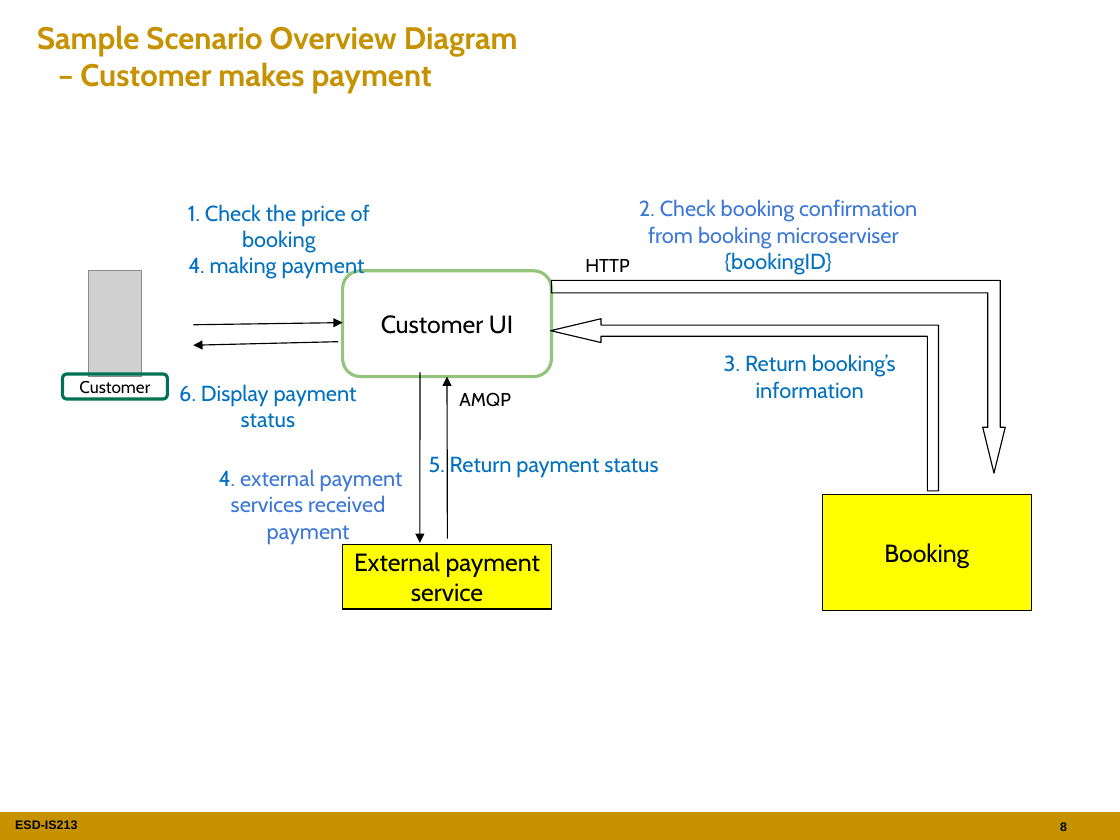
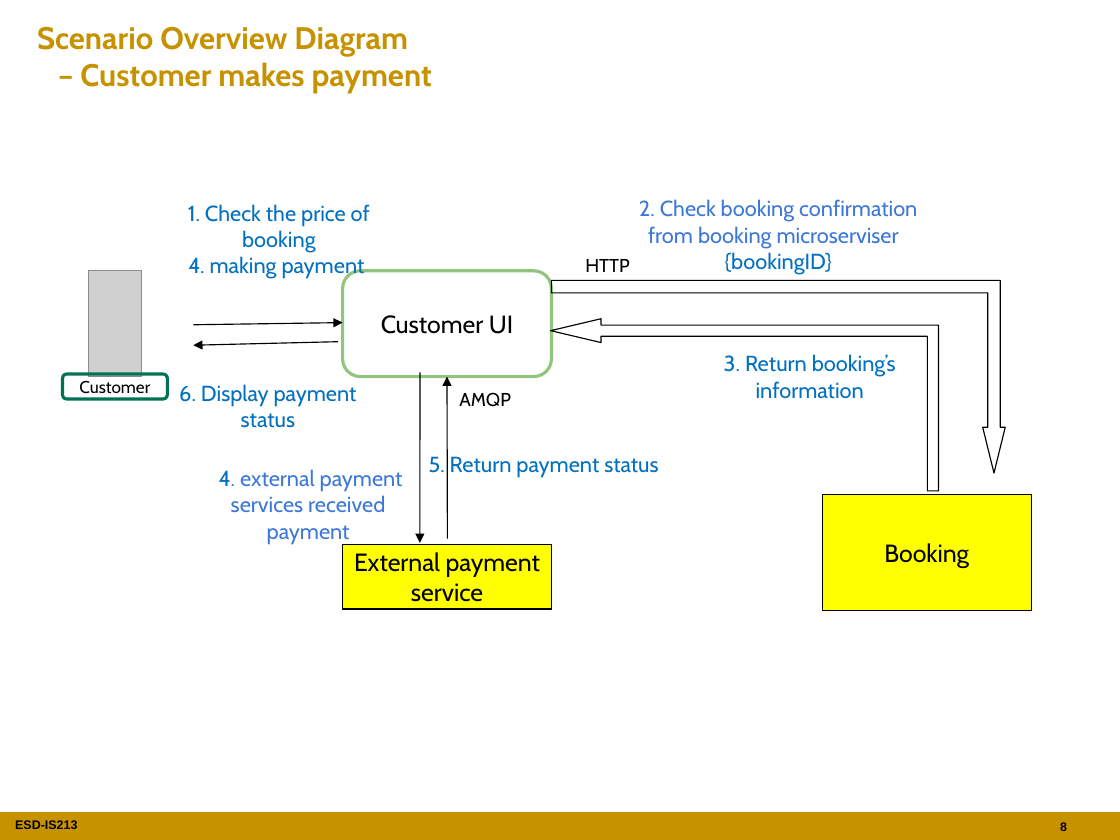
Before and after one commit to nicoonnicolas/ESD-G7T3-Production, a slide deck: slide 8 of documentations/PAWs proposal.pptx. Drawn at 1120x840 pixels with LibreOffice and Linux fonts; fonts in the diff are those of the drawing; grey boxes stand for pictures; background and template pictures are left out. Boxes give left, top, right and bottom in pixels: in the first picture for what was removed or moved away, otherwise in the second. Text is boxed around its words. In the diff, an @@ line names an element or a change of style, - is before the commit and + after.

```diff
--- a/documentations/PAWs proposal.pptx
+++ b/documentations/PAWs proposal.pptx
@@ title at [37,26,432,93]: text changed @@
-Sample Scenario Overview Diagram
-– Customer makes payment
+Scenario Overview Diagram
+– Customer makes payment
```
Also in this commit, not shown: 2 other slides changed.
